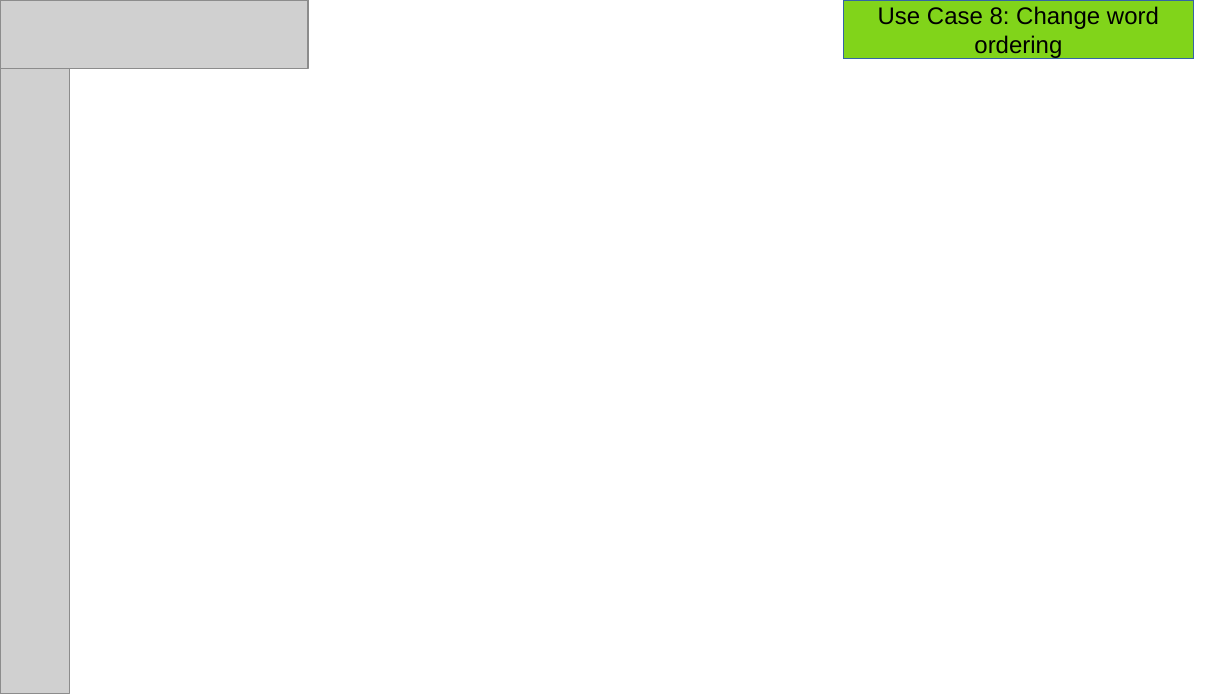
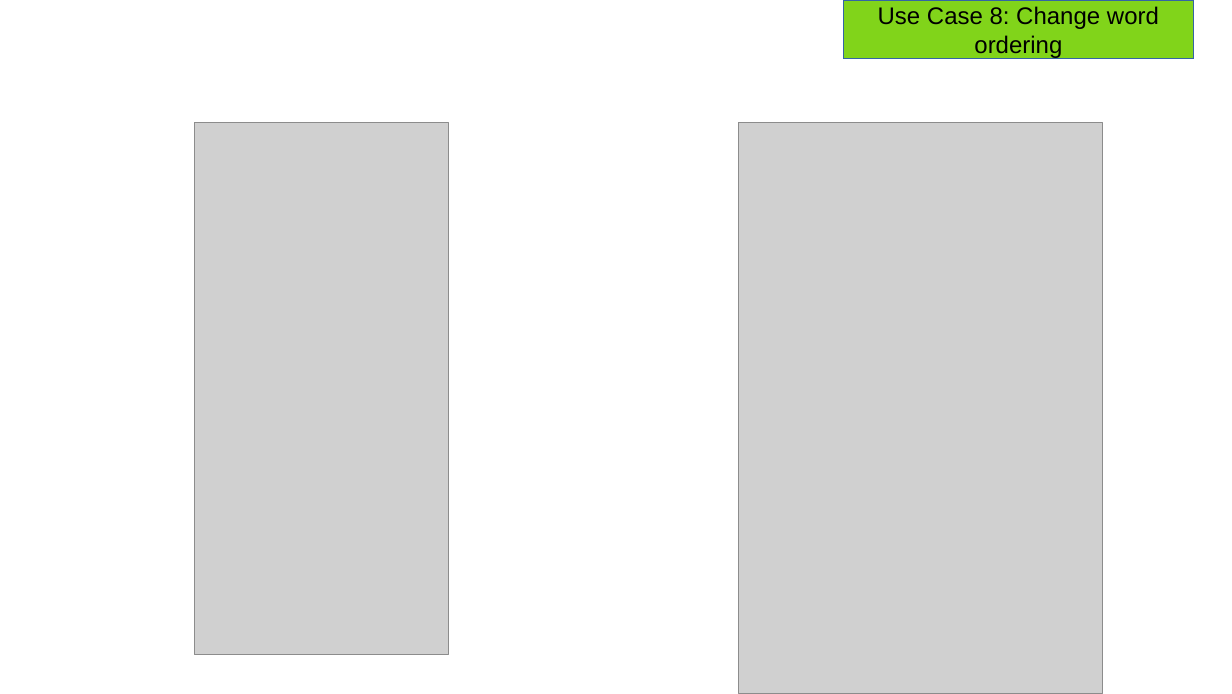
Before and after one commit to SaltyW123/gp20, a slide deck: slide 37 of dev/20200504/ncw/Nathaniel Watts/UISpec Presentation/UISpecPresGroup20.pptx. Drawn at 1232x694 pixels with LibreOffice and Linux fonts; fonts in the diff are those of the drawing; grey boxes stand for pictures; background and template pictures are left out. Boxes give left, top, right and bottom in pixels: in the first picture for what was removed or moved away, otherwise in the second. Text is boxed around its words. In the diff, an @@ line names an element or a change of style, - is before the commit and + after.

```diff
--- a/dev/20200504/ncw/Nathaniel Watts/UISpec Presentation/UISpecPresGroup20.pptx
+++ b/dev/20200504/ncw/Nathaniel Watts/UISpec Presentation/UISpecPresGroup20.pptx
@@ picture removed at <box>0,0,69,694</box> @@
@@ picture removed at <box>0,0,308,69</box> @@
@@ picture added at <box>195,122,448,654</box> @@
@@ picture added at <box>739,122,1103,692</box> @@
@@ rectangle added at <box>350,567,591,601</box>, fill #FFFFFF, outline #FFFFFF 2 pt @@
```
Also in this commit, not shown: 21 other slides changed.
